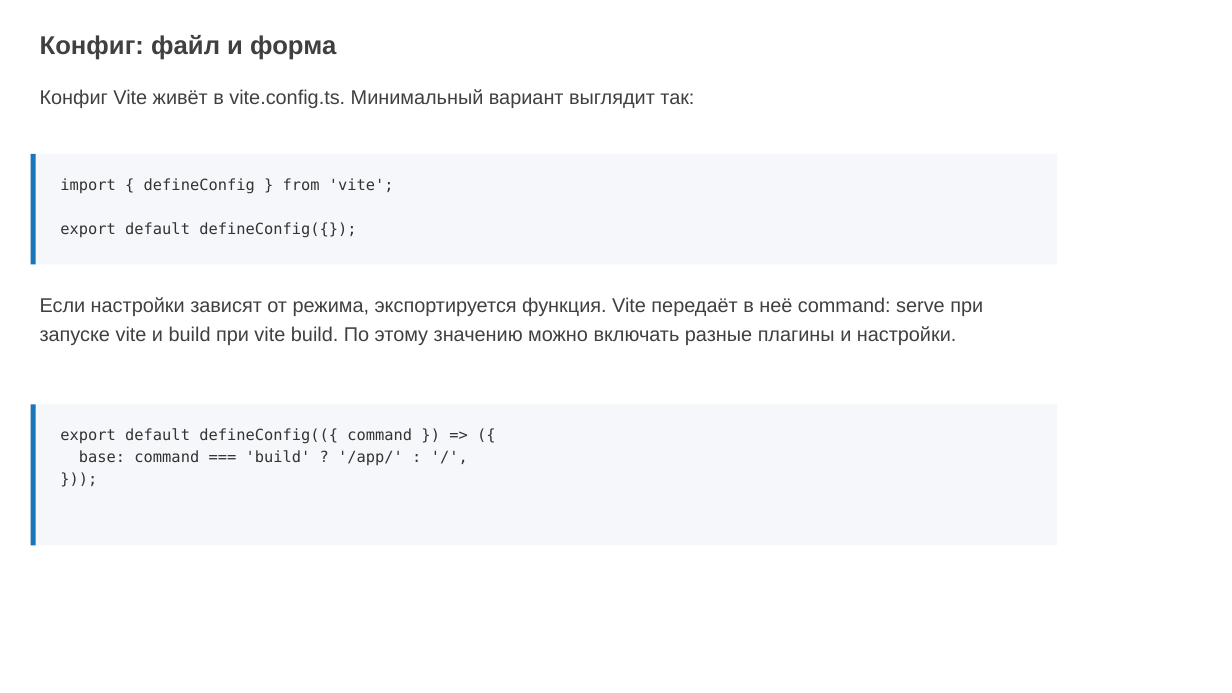
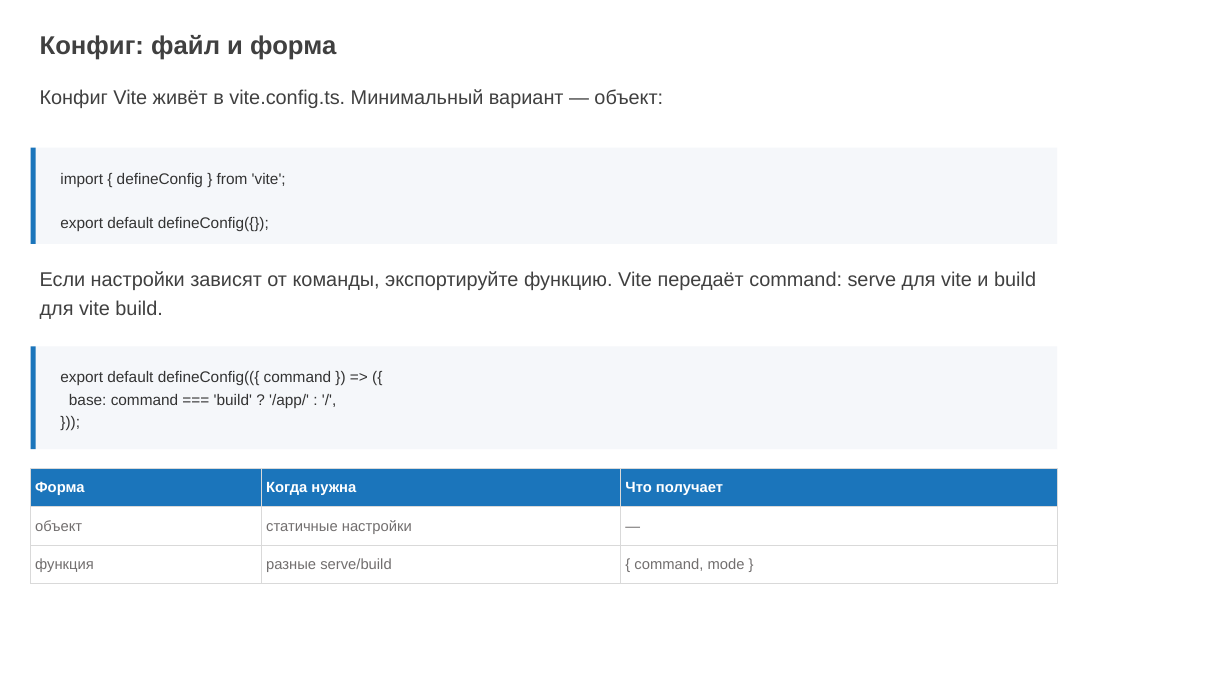
Before and after one commit to ErnandesDaniel/mephi-higher-engineering-school-lectures, a slide deck: slide 5 of lecture-1/modern-frontend-tooling.pptx. Drawn at 1232x693 pixels with LibreOffice and Linux fonts; fonts in the diff are those of the drawing; background and template pictures are left out. Boxes give left, top, right and bottom in pixels: in the first picture for what was removed or moved away, otherwise in the second. Text is boxed around its words. In the diff, an @@ line names an element or a change of style, - is before the commit and + after.

Commit message:
refactor: add config examples and expand Vite+/Oxc explanations

```diff
--- a/lecture-1/modern-frontend-tooling.pptx
+++ b/lecture-1/modern-frontend-tooling.pptx
@@ text at (40, 89, 663, 108): text changed @@
-Конфиг Vite живёт в vite.config.ts. Минимальный вариант выглядит так:
+Конфиг Vite живёт в vite.config.ts. Минимальный вариант — объект:
@@ rectangle: place and size @@
-rectangle at (30, 154, 1057, 264)
+rectangle at (30, 148, 1057, 244)
@@ rectangle: place and size @@
-rectangle at (30, 154, 36, 264)
+rectangle at (30, 148, 36, 244)
@@ text "import { defineConfig } from ..." at (60, 173, 286, 231): font DejaVu Sans Mono to Arial @@
@@ text at (40, 271, 1036, 319): text changed @@
-Если настройки зависят от режима, экспортируется функция. Vite передаёт в неё command: serve при запуске vite и build при vite build. По этому значению можно включать разные плагины и настройки.
+Если настройки зависят от команды, экспортируйте функцию. Vite передаёт command: serve для vite и build для vite build.
@@ rectangle: place and size @@
-rectangle at (30, 405, 1057, 546)
+rectangle at (30, 347, 1057, 449)
@@ rectangle: place and size @@
-rectangle at (30, 405, 36, 546)
+rectangle at (30, 347, 36, 449)
@@ text "export default defineConfig(({ command }) ..." at (60, 371, 332, 408): font DejaVu Sans Mono to Arial @@
@@ text "export default defineConfig(({ command }) ...": place and size @@
-text "export default defineConfig(({ command }) ..." at (60, 428, 412, 465)
+text "export default defineConfig(({ command }) ..." at (60, 371, 332, 408)
@@ table added at (30, 469, 1057, 584), 3 rows, 3 columns @@
+Форма | Когда нужна | Что получает
+объект | статичные настройки | —
+функция | разные serve/build | { command, mode }
```
Also in this commit, not shown: 8 other slides changed, 5 slides added, 3 slides removed, 1 other file.
